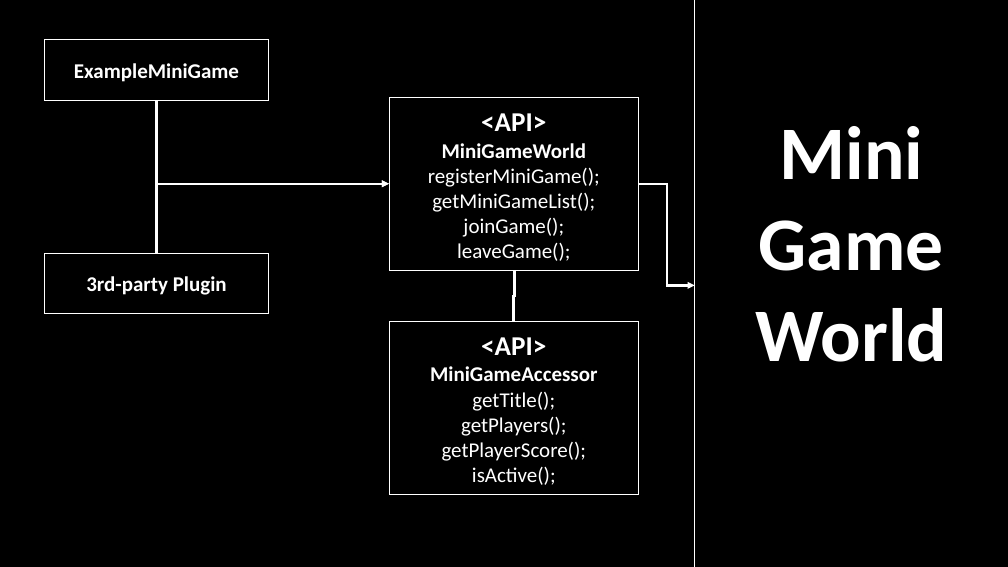
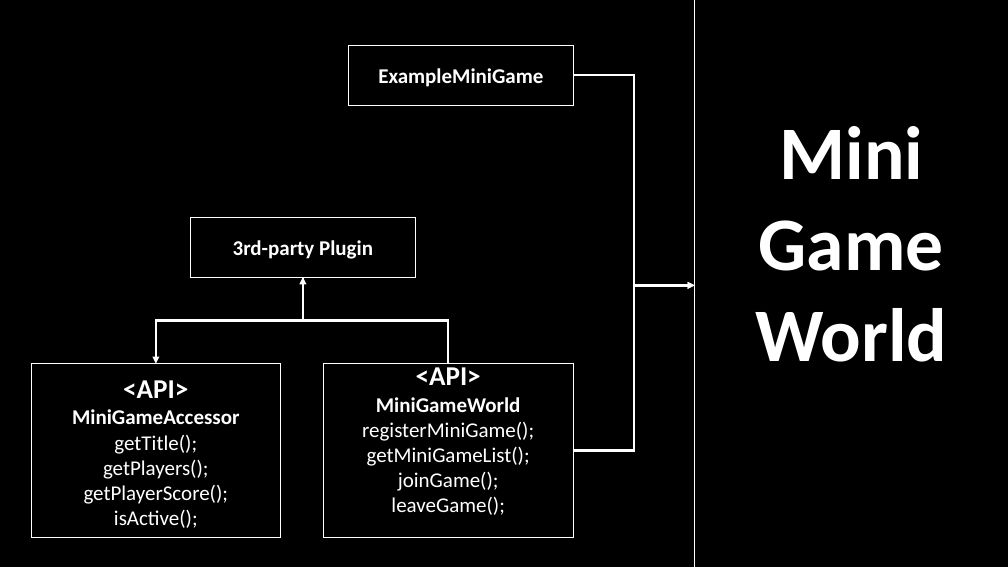
Before and after one commit to MiniGameWorlds/MiniGameWorld, a slide deck: slide 3 of resources/MiniGameWorld.pptx. Drawn at 1008x567 pixels with LibreOffice and Linux fonts; fonts in the diff are those of the drawing. Boxes give left, top, right and bottom in pixels: in the first picture for what was removed or moved away, otherwise in the second. Text is boxed around its words. In the diff, an @@ line names an element or a change of style, - is before the commit and + after.

```diff
--- a/resources/MiniGameWorld.pptx
+++ b/resources/MiniGameWorld.pptx
@@ rectangle "ExampleMiniGame" moved from (x1=44, y1=40, x2=269, y2=100) to (x1=348, y1=45, x2=573, y2=105) @@
@@ elbow arrow moved from (156, 100) - (389, 184) to (573, 75) - (695, 285) @@
@@ rectangle "3rd-party Plugin" moved from (x1=44, y1=253, x2=269, y2=314) to (x1=190, y1=217, x2=415, y2=277) @@
@@ elbow arrow moved from (156, 253) - (389, 184) to (303, 277) - (156, 364) @@
@@ elbow arrow added from (448, 364) to (303, 277), #FFFFFF 4.5 pt @@
@@ elbow line removed from (513, 321) to (514, 271) @@
@@ elbow arrow moved from (639, 184) - (695, 285) to (573, 451) - (695, 285) @@
@@ rectangle "<API>" moved from (x1=389, y1=321, x2=639, y2=494) to (x1=31, y1=364, x2=281, y2=537) @@
@@ rectangle "<API>" moved from (x1=389, y1=97, x2=639, y2=270) to (x1=323, y1=364, x2=573, y2=537) @@
```
Also in this commit, not shown: 9 other files.
